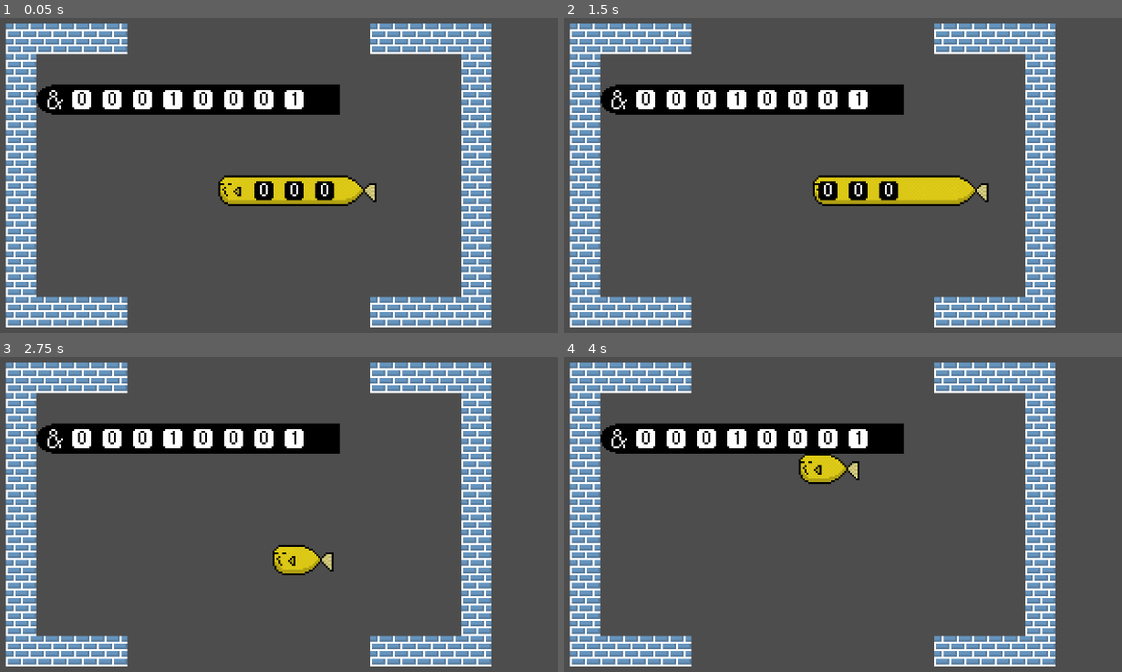
Above: before the commit, frames 1-4 (two rows, left to right).
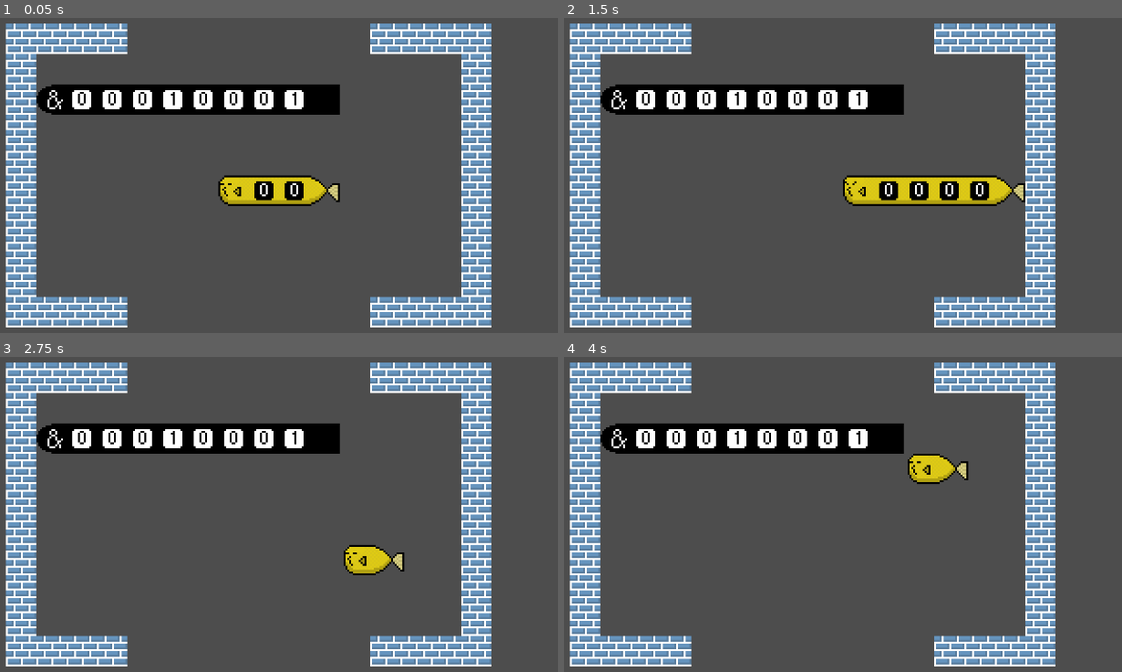
Above: after the commit, the same moments.

Repository: NIT-Tomakomai-2024J/BoxFishOverflow
Game: Godot game, scene res://テストシーン.tscn
The game is run twice, just before and just after one commit, with the same random seed, the same clock (stepped at 60 frames per second) and the same inputs.
Inputs:
- Up to frame 1 (0.05 s): no input
- Up to frame 2 (1.5 s): tap Enter at 0.5 s; hold D (move_right) 0.53-1.28 s; hold Shift (expand) 0.53-1.28 s; hold S (move_down) from 1.28 s (still down); tap Shift (expand) at 1.35 s
- Up to frame 3 (2.75 s): release S (move_down) at 2.03 s; hold D (move_right) from 2.03 s (still down); hold Shift (expand) from 2.03 s (still down)
- Up to frame 4 (4 s): release D (move_right) at 2.78 s; release Shift (expand) at 2.78 s; hold W (move_up) 2.78-3.53 s; tap Shift (expand) at 2.85 s; hold A (move_left) from 3.53 s (still down); hold Shift (expand) from 3.53 s (still down)

The runs differ from the first frame. In frame 1, 0.9% of the frame differs, in the area x 55-68%, y 49-60%; in frame 2, 2.0%, in the area x 44-83%, y 49-60%; in frame 3, 1.6%; in frame 4, 1.6%.

Commit message:
I added logical gates passing

Diff:
--- a/テストシーン.tscn
+++ b/テストシーン.tscn
@@ -40,5 +40,6 @@
 [node name="Camera2D" type="Camera2D" parent="."]
 zoom = Vector2(3, 3)
 
-[node name="Hakohugu" parent="." node_paths=PackedStringArray("wall_layer") instance=ExtResource("1_cu8si")]
+[node name="Hakohugu" parent="." node_paths=PackedStringArray("wall_layer", "gate_layer") instance=ExtResource("1_cu8si")]
 wall_layer = NodePath("../WallLayer")
+gate_layer = NodePath("../LogicalGateLayer")
--- a/機能/logical_gates.gd
+++ b/機能/logical_gates.gd
@@ -35,22 +35,22 @@
 	var head_pos:Vector2i
 
 func is_tile_0_or_1(coords:Vector2i) -> bool:
-	return self.get_cell_source_id(coords) in [1, 2]
+	return get_id_as_bool(coords).is_some
 
 func get_id_as_bool(coords:Vector2i) -> Option:
-	match self.get_cell_source_id(coords):
-		1:
+	match self.get_cell_atlas_coords(coords):
+		Vector2i(0, 0):
 			return Option.Some(true)
-		2:
+		Vector2i(1, 0):
 			return Option.Some(false)
 		_:
 			return Option.None()
 
 func get_head_kind(coords:Vector2i) -> Option:
-	match self.get_cell_source_id(coords):
-		4:
+	match self.get_cell_atlas_coords(coords):
+		Vector2i(0, 2):
 			return Option.Some(GateKind.OR)
-		6:
+		Vector2i(0, 1):
 			return Option.Some(GateKind.AND)
 		_:
 			return Option.None()
@@ -64,7 +64,7 @@
 		if not bit.is_some:
 			break
 		else:
-			bits.push_back(bit)
+			bits.push_back(bit.unwrap())
 		o += 1
 	return Option.Some(bits)
 
@@ -75,7 +75,7 @@
 	var i = 0
 	while is_tile_0_or_1(coords - Vector2i(i, 0)):
 		i += 1
-	var left_limit = coords + Vector2i(i, 0)
+	var left_limit = coords - Vector2i(i, 0)
 	return Option.Some(left_limit)
 
 func get_logical_gate(coords:Vector2i) -> Option:
@@ -85,23 +85,25 @@
 		if not from.is_some:
 			return Option.None()
 		from = from.unwrap()
-		var bits = get_bits_from(from)
+		var bits = get_bits_from(from + Vector2i(1, 0))
 		if not bits.is_some:
 			return Option.None()
 		bits = bits.unwrap()
 
-		var head_kind = get_head_kind(from + Vector2i(1, 0))
+		var head_kind = get_head_kind(from)
 		if not head_kind.is_some:
-			printerr("A headless logical gate found.")
+			printerr(
+				"A headless logical gate found.\n	Detail :\n	Head Coords -> ",
+				from, "\n	Atlus Coords -> ", get_cell_atlas_coords(from)
+			)
 			return Option.None()
 
 		var lgate = LogicalGate.new()
 		lgate.bits = bits
-		lgate.gate_kind = head_kind
+		lgate.gate_kind = head_kind.unwrap()
 		lgate.head_pos = from + Vector2i(1, 0)
 
 		return Option.Some(lgate)
-	# そのタイルが論理ゲートの頭だったら
 	elif get_head_kind(coords).is_some:
 		var from = coords + Vector2i(1, 0)
 		var bits = get_bits_from(from)
@@ -117,6 +119,5 @@
 		lgate.head_pos = from + Vector2i(1, 0)
 
 		return Option.Some(lgate)
-	# すべてに該当しなければ
 	else:
 		return Option.None()
--- a/機能/ハコフグくん/hakohugu.gd
+++ b/機能/ハコフグくん/hakohugu.gd
@@ -3,17 +3,26 @@
 
 @export_subgroup("依存関係")
 @export var wall_layer:TileMapLayer
+@export var gate_layer:LogicalGates
 
 @onready var visual : Node2D   = $Visual
+@onready var head   : Sprite2D = $Visual/Head
 @onready var body   : Sprite2D = $Visual/Body
 @onready var tail   : Sprite2D = $Visual/Tail
 
 const TILE_PIXEL = 16
 const HALF_TILE  = 8
-const EXPAND_DURATION = 0.25
+const EXPAND_DURATION = 0.1
 const MOVE_DURATION = 0.25
+const GATE_OVER_DURATION = 0.25
 
 @onready var bit:Bits = Bits.new()
+
+@onready var shrinked_face  = preload("res://機能/ハコフグくん/テクスチャ/ハコフグくん_頭.png")
+@onready var expanded_face  = preload("res://機能/ハコフグくん/テクスチャ/ハコフグくん_頭_膨らむ.png")
+@onready var surprised_face = preload("res://機能/ハコフグくん/テクスチャ/ハコフグくん_頭_驚く.png")
+
+signal moved(coords:Vector2i)
 
 var is_moving = false
 var is_expanding = false
@@ -21,35 +30,110 @@
 var is_width_changing = false
 
 func _ready():
-	body.add_child(bit)
+	visual.add_child(bit)
 	bit.set_bitwidth(4)
 	change_body_length(bit.get_bitwidth())
 	shrink(EXPAND_DURATION)
+	moved.connect(_on_moved)
 
 func _process(_delta):
+	#-------- メインの処理 -------#
+	# 上にあるほど優先度が高くなる
+	# とくにhandle_logical_gateの優先度は
+	# handle_movementより高くないとおかしくなるので注意
+	handle_shrink_and_expand()
+	handle_logical_gates()
+	handle_movement()
+
+func _on_moved(coords:Vector2i):
+	# 頭の上、下の論理ゲートを取得
+	above_gate = gate_layer.get_logical_gate(coords + Vector2i(0, -1))
+	below_gate = gate_layer.get_logical_gate(coords + Vector2i(0,  1))
+
+func handle_shrink_and_expand():
 	# 他のアクション中を実行中は実行しない
-	if not is_on_action():
-		#--------- 膨らむ / 縮む ---------#
-		if Input.is_action_just_pressed("expand"):
-			expand(EXPAND_DURATION * bit.get_bitwidth(), bit.get_bitwidth())
-		if is_expanding and not Input.is_action_pressed("expand"):
-			shrink(EXPAND_DURATION * bit.get_bitwidth())
+	if is_on_action():
+		return
+	#--------- 膨らむ / 縮む ---------#
+	if Input.is_action_just_pressed("expand"):
+		expand(EXPAND_DURATION * bit.get_bitwidth(), bit.get_bitwidth())
+	if is_expanding and not Input.is_action_pressed("expand"):
+		shrink(EXPAND_DURATION * bit.get_bitwidth())
 
-		#--------- 移動 ---------#
-		# x、y方向に-1 or 0 or 1移動する移動量を格納
-		var movemenet = Vector2i(
-			int(Input.get_axis("move_left", "move_right")),
-			int(Input.get_axis("move_up", "move_down"))
-		)
-		# 移動する、かつ衝突しないなら
-		if movemenet and not will_collide_on_coords(get_tile_position() + movemenet):
+func handle_movement():
+	# 他のアクション中を実行中は実行しない
+	if is_on_action():
+		return
+	#--------- 移動 ---------#
+	# x、y方向に-1 or 0 or 1移動する移動量を格納
+	var movemenet = Vector2i(
+		int(Input.get_axis("move_left", "move_right")),
+		int(Input.get_axis("move_up", "move_down"))
+	)
+	# 移動するなら
+	if movemenet:
+		# 衝突しないなら
+		if not will_collide_on_coords(get_tile_position() + movemenet):
 			is_moving = true
 			# 現在地から移動官僚予定地まで移動し、移動し終わったら
 			# is_movingをfalseにするように予約する
 			create_tween().tween_property(
 				self, "position", position + Vector2(movemenet * TILE_PIXEL),
 				movemenet.length() * MOVE_DURATION
-			).finished.connect(func(): is_moving = false)
+			).finished.connect(
+				func():
+					is_moving = false
+					moved.emit(get_tile_position())
+			)
+		# 衝突したときの演出
+		else:
+			# 驚いた顔に変化させる
+			is_moving = true
+			head.texture = surprised_face
+			# 半分だけ移動させる
+			create_tween().tween_property(
+				self, "position", position + Vector2(movemenet * TILE_PIXEL * 0.5),
+				movemenet.length() * MOVE_DURATION * 0.5
+			# 移動し終わったら戻す
+			).finished.connect(func():
+				create_tween().tween_property(
+					self, "position", position - Vector2(movemenet * TILE_PIXEL * 0.5),
+					movemenet.length() * MOVE_DURATION * 0.5
+				).finished.connect(
+					# 戻り終わり次第移動中フラグを解除し、状態に適した自然な表情に戻す
+					func(): is_moving = false; make_face_neutral()
+				)
+			)
+
+var is_overring_logical_gate = false
+
+var above_gate = LogicalGates.Option.None()
+var below_gate = LogicalGates.Option.None()
+
+func handle_logical_gates():
+	# アクション中、または膨らんでいない、または上下どちらにもゲートがないならスキップ
+	if is_on_action() or not self.is_expanding:
+		return
+	var above_flag = above_gate.is_some and Input.is_action_just_pressed("move_up")
+	var below_flag = below_gate.is_some and Input.is_action_just_pressed("move_down")
+
+	if above_flag or below_flag:
+		# 頭の上に論理ゲートがある、かつ上に移動しようとしたなら
+		var distance:Vector2
+		is_overring_logical_gate = true
+		if above_flag:
+			distance = Vector2(0, -2)
+		# 頭の下に論理ゲートがある、かつ下に移動しようとしたなら
+		if below_flag:
+			distance = Vector2(0, 2)
+		create_tween().tween_property(
+			self, "position", position + distance * TILE_PIXEL,
+			GATE_OVER_DURATION
+		).finished.connect(
+			func():
+				is_overring_logical_gate = false
+				moved.emit(get_tile_position())
+		)
 
 func change_body_length(length:int):
 	body.region_rect.size.x = length * TILE_PIXEL
@@ -60,12 +144,11 @@
 func shrink(duration):
 	is_width_changing = true
 	is_expanding = false
+	make_face_neutral()
 	create_tween()\
 		.tween_property(body, "region_rect:size:x", 0,  duration)
 	create_tween()\
 		.tween_property(body, "position:x", HALF_TILE,  duration)
-	create_tween()\
-		.tween_property(bit,  "position:x", HALF_TILE,  duration)
 	create_tween()\
 		.tween_property(tail, "position:x", TILE_PIXEL, duration)\
 		.finished\
@@ -75,12 +158,12 @@
 func expand(duration, length):
 	is_width_changing = true
 	is_expanding = true
+
+	make_face_neutral()
 	create_tween()\
 		.tween_property(body, "region_rect:size:x", length * TILE_PIXEL,  duration)
 	create_tween()\
 		.tween_property(body, "position:x", (length * TILE_PIXEL) / 2 + HALF_TILE,  duration)
-	create_tween()\
-		.tween_property(bit,  "global_position:x", visual.global_position.x + TILE_PIXEL,  duration)
 	create_tween()\
 		.tween_property(tail, "position:x", (length + 1) * TILE_PIXEL, duration)\
 		.finished\
@@ -91,7 +174,7 @@
 	return Vector2i(self.position / TILE_PIXEL)
 
 func is_on_action() -> bool:
-	return self.is_moving or self.is_width_changing
+	return self.is_moving or self.is_width_changing or self.is_overring_logical_gate
 
 ## ある座標に頭があるとき、Wall Layerと衝突するかを判定する
 func will_collide_on_coords(coords:Vector2i):
@@ -99,6 +182,15 @@
 	if is_expanding:
 		own_width += bit.get_bitwidth()
 	for i in range(own_width):
-		if wall_layer.get_cell_source_id(coords + Vector2i(i, 0)) != -1:
+		var the_coords = coords + Vector2i(i, 0)
+		if wall_layer.get_cell_source_id(the_coords) != -1:
+			return true
+		if gate_layer.get_cell_source_id(the_coords) != -1:
 			return true
 	return false
+
+func make_face_neutral():
+	if is_expanding:
+		head.texture = expanded_face
+	else:
+		head.texture = shrinked_face
Binary file added: 機能/ハコフグくん/テクスチャ/ハコフグくん_頭_驚く.png
Not shown, added: 機能/ハコフグくん/テクスチャ/ハコフグくん_頭_驚く.png.import
Not shown, removed: テストシーン.tscn228576367448.tmp
Not shown, removed: テストシーン.tscn228678757952.tmp
